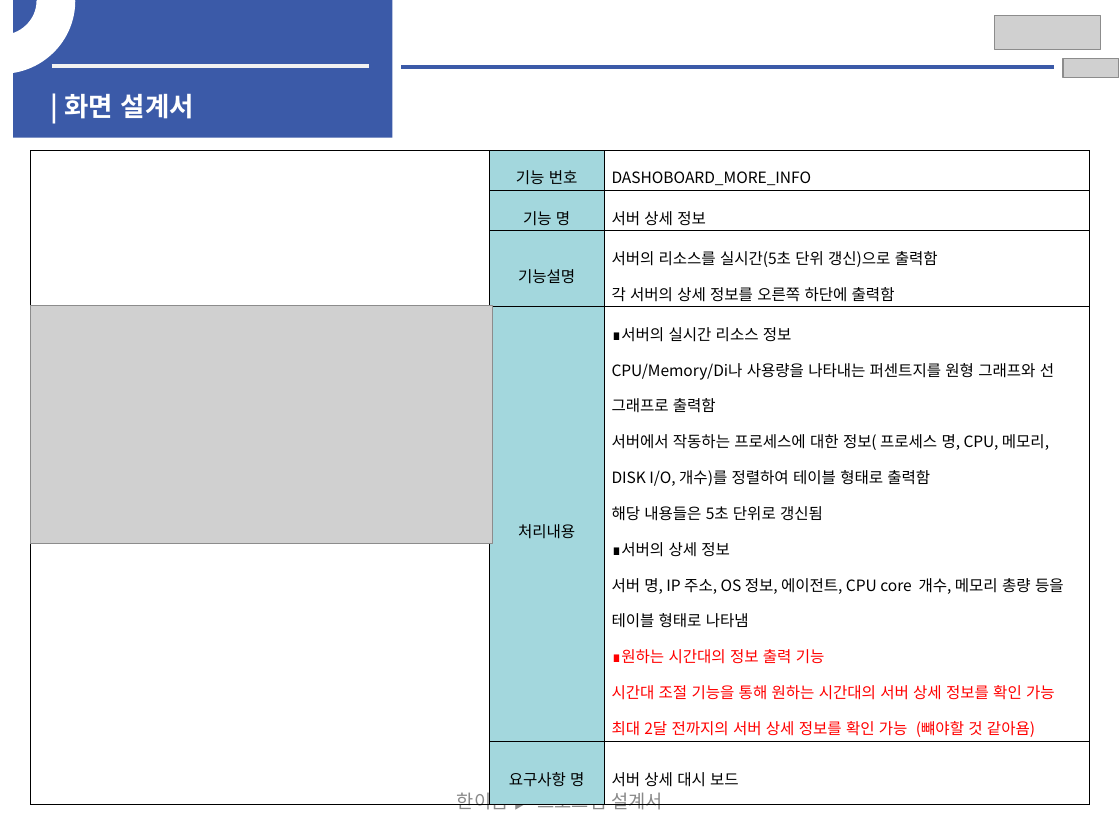
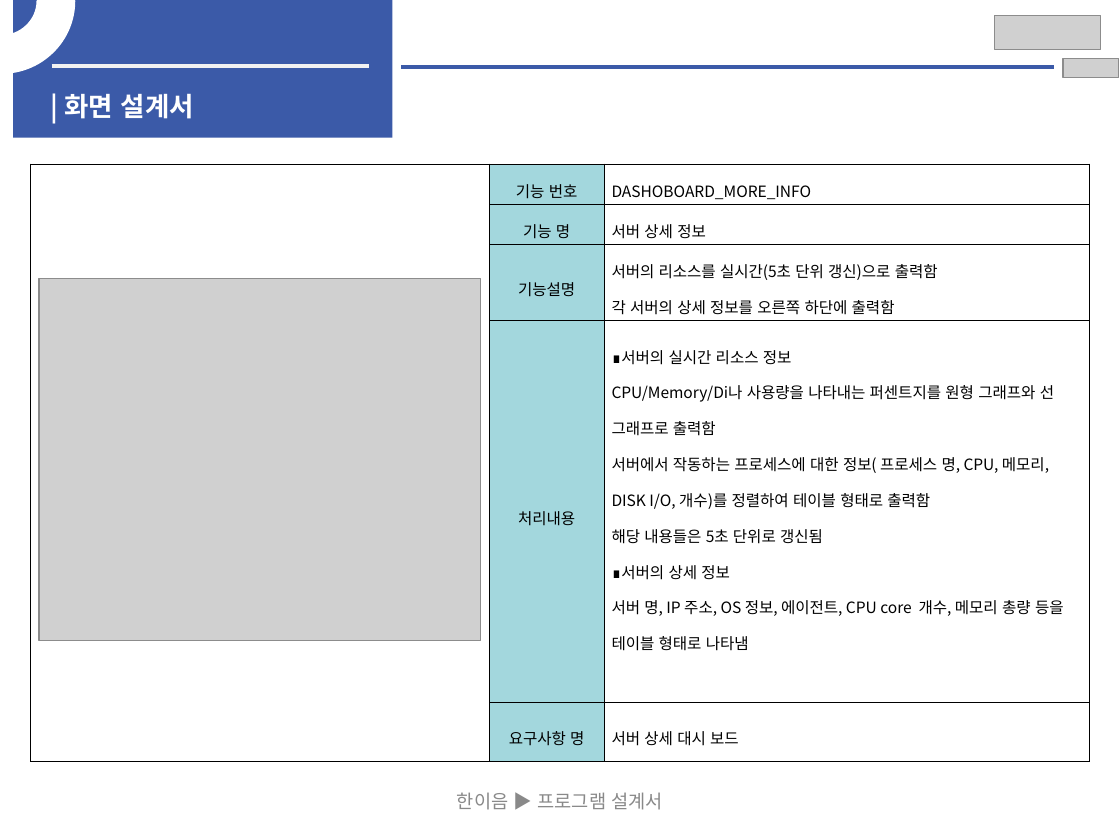
Before and after one commit to HwangYooHyun1/2023_Hanium_prj, a slide deck: slide 11 of 02_문서/03_중간보고서/2023_SW개발_HW제작설계서_일반_초안.pptx. Drawn at 1120x840 pixels with LibreOffice and Linux fonts; fonts in the diff are those of the drawing; grey boxes stand for pictures. Boxes give left, top, right and bottom in pixels: in the first picture for what was removed or moved away, otherwise in the second. Text is boxed around its words. In the diff, an @@ line names an element or a change of style, - is before the commit and + after.

Commit message:
hyh

```diff
--- a/02_문서/03_중간보고서/2023_SW개발_HW제작설계서_일반_초안.pptx
+++ b/02_문서/03_중간보고서/2023_SW개발_HW제작설계서_일반_초안.pptx
@@ table at (30,164,1089,750) @@
-row 4, column 3: ∎서버의 실시간 리소스 정보 CPU/Memory/Di나 사용량을 나타내는 퍼센트지를 원형 그래프와 선 그래프로 출력함 / 서버에서 작동하는 프로세스에 대한 정보( 프로세스 명, CPU, 메모리, DISK I/O, 개수)를 정렬하여 테이블 형태로 출력함 / 해당 내용들은 5초 단위로 갱신됨 / ∎서버의 상세 정보 / 서버 명, IP 주소, OS 정보, 에이전트, CPU core 개수, 메모리 총량 등을 테이블 형태로 나타냄 / ∎원하는 시간대의 정보 출력 기능 / 시간대 조절 기능을 통해 원하는 시간대의 서버 상세 정보를 확인 가능 / 최대 2달 전까지의 서버 상세 정보를 확인 가능 (뺴야할 것 같아욤)
+row 4, column 3: ∎서버의 실시간 리소스 정보 CPU/Memory/Di나 사용량을 나타내는 퍼센트지를 원형 그래프와 선 그래프로 출력함 / 서버에서 작동하는 프로세스에 대한 정보( 프로세스 명, CPU, 메모리, DISK I/O, 개수)를 정렬하여 테이블 형태로 출력함 / 해당 내용들은 5초 단위로 갱신됨 / ∎서버의 상세 정보 / 서버 명, IP 주소, OS 정보, 에이전트, CPU core 개수, 메모리 총량 등을 테이블 형태로 나타냄
@@ table: place and size @@
-table at (30,150,1089,791)
+table at (30,164,1089,750)
@@ picture: place and size @@
-picture at (30,305,493,544)
+picture at (39,279,481,641)
```
Also in this commit, not shown: 11 other slides changed, 1 slide added.
